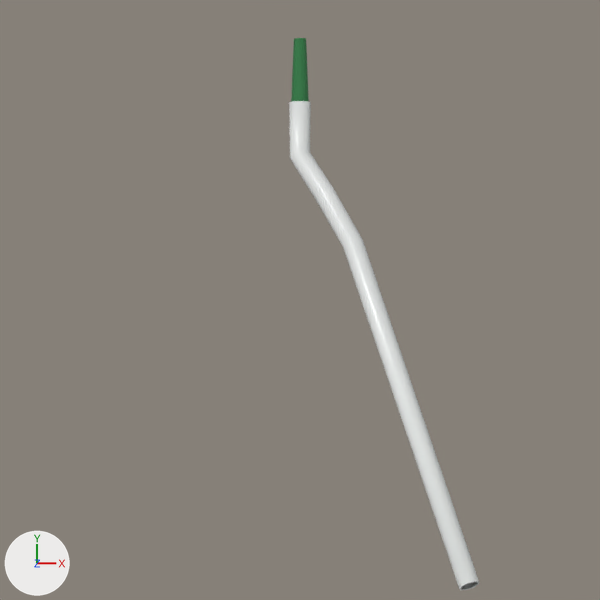
Two versions of the Blender file clinical-3d/whitening/models/suction.blend, one commit apart.
One viewpoint serves both versions: the file's camera 'Camera'. Lighting does not change. The marker at lower left points along +X, +Y and +Z. The older version comes first.

Before the edit, the objects in view are built like this:
```python
me_reference_open_lumen_003 = bpy.data.meshes.new('Reference open lumen.003')
me_reference_open_lumen_003.from_pydata(...)  # 192 vertices, 192 faces; spans x -2.5..2.5, y -19.4..0.3, z -1.6..5.5
me_reference_open_lumen_003.polygons.foreach_set('use_smooth', [True] * 192)
me_reference_open_lumen_003.materials.append(mat_roeko_green_tip)  # dark green #357c48
me_reference_open_lumen_004 = bpy.data.meshes.new('Reference open lumen.004')
me_reference_open_lumen_004.from_pydata(...)  # 480 vertices, 480 faces; spans x -3.0..50.9, y -156.2..-17.6, z 0.0..50.9
me_reference_open_lumen_004.polygons.foreach_set('use_smooth', [True] * 480)
me_reference_open_lumen_004.materials.append(mat_radii_cal_cx_pearl_white_polymer)  # white #e5e7e6
ob_open_ended_clinical_tip = bpy.data.objects.new('Open-ended clinical tip', me_reference_open_lumen_003)
ob_open_ended_clinical_tip.parent = ob_working_outlet_pivot
ob_open_ended_clinical_tip.location = (0.0, 0.0, 0.0)
ob_open_ended_clinical_tip_001 = bpy.data.objects.new('Open-ended clinical tip.001', me_reference_open_lumen_004)
ob_open_ended_clinical_tip_001.parent = ob_working_outlet_pivot
ob_open_ended_clinical_tip_001.location = (0.0, 0.0, 0.0)
```
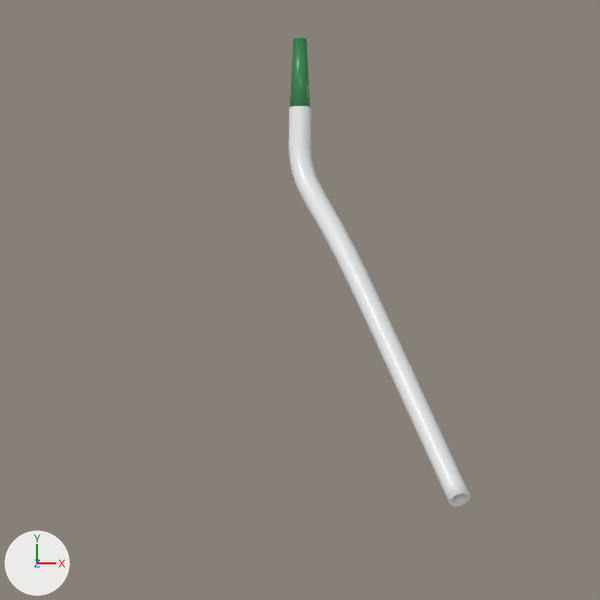
Diff of the bpy script that builds the scene:
```diff
--- a/clinical-3d/whitening/models/suction.blend.py
+++ b/clinical-3d/whitening/models/suction.blend.py
@@ mat_pearl_white_handpiece_polymer @@
+mat_pearl_white_handpiece_polymer = principled_material('Pearl white handpiece polymer')
+mat_pearl_white_handpiece_polymer.base_color = (0.8, 0.82, 0.81)  # white #e7eae8
+mat_pearl_white_handpiece_polymer.roughness = 0.3
@@ me_white_cannula_with_single_elbow @@
+me_white_cannula_with_single_elbow.from_pydata(...)  # 5856 vertices, 5856 faces; spans x -3.3..48.3, y -132.6..-19.0, z -0.2..75.9
+me_white_cannula_with_single_elbow.polygons.foreach_set('use_smooth', [True] * 5856)
+me_white_cannula_with_single_elbow.materials.append(mat_pearl_white_handpiece_polymer)  # white #e7eae8
@@ ob_open_ended_clinical_tip_001 @@
-ob_open_ended_clinical_tip_001 = bpy.data.objects.new('Open-ended clinical tip.001', me_reference_open_lumen_004)
-ob_open_ended_clinical_tip_001.parent = ob_working_outlet_pivot
-ob_open_ended_clinical_tip_001.location = (0.0, 0.0, 0.0)
@@ ob_white_cannula_with_single_elbow @@
+ob_white_cannula_with_single_elbow = bpy.data.objects.new('White cannula with single elbow', me_white_cannula_with_single_elbow)
+ob_white_cannula_with_single_elbow.parent = ob_working_outlet_pivot
+ob_white_cannula_with_single_elbow.location = (0.0, 0.0, 0.0)
```

Where the change shows, as pixel boxes (x1, y1, x2, y2) in the pictures (600 x 600 px):
'Open-ended clinical tip.001', deleted: before (289, 101, 479, 590)
'White cannula with single elbow', added: after (288, 106, 471, 507)
